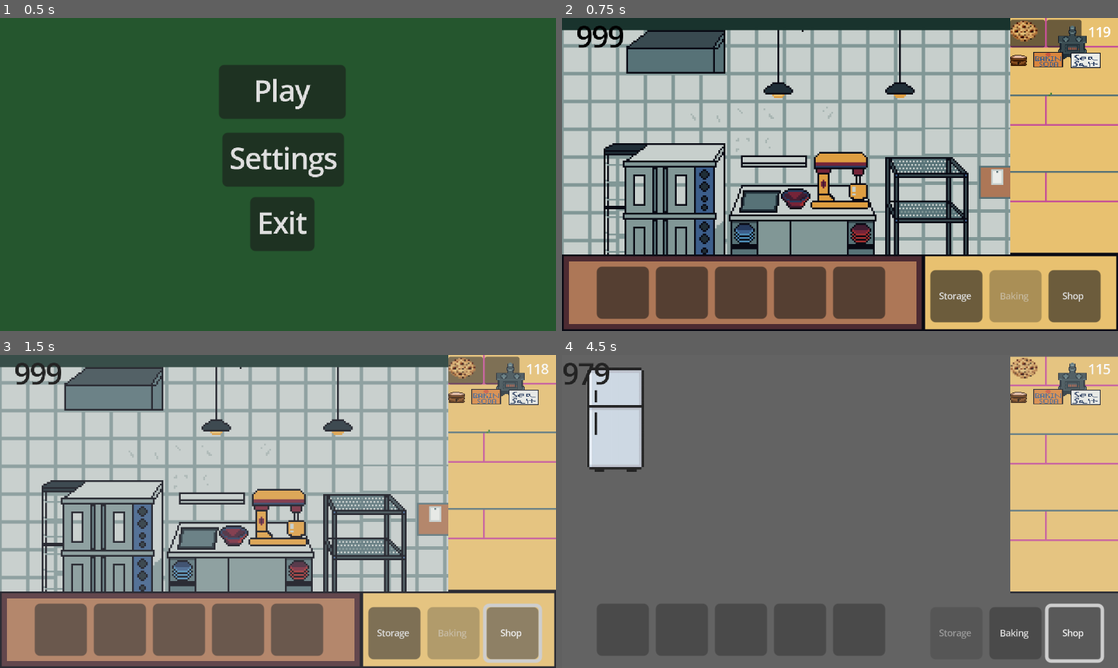
Above: before the commit, frames 1-4 (two rows, left to right).
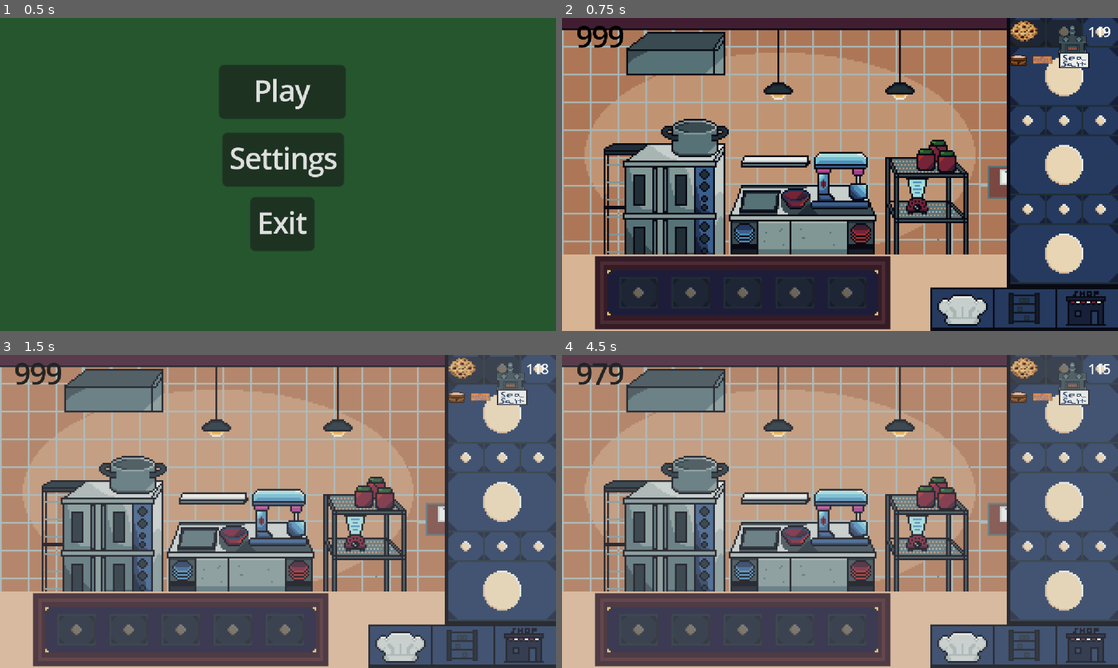
Above: after the commit, the same moments.

Repository: amusci/sweet-treat
Game: Godot game, scene res://Scenes/Areas/UIScenes/title_screen.tscn
Two runs of this game, one before a commit and one after it. Both use one fixed random seed, a clock stepped at 60 frames per second and the inputs below.
Inputs (mouse positions are in pixels of both pictures, inside the frame that each line leads up to):
- Up to frame 1 (0.5 s): no input
- Up to frame 2 (0.75 s): click "Play" at 0.5 s
- Up to frame 3 (1.5 s): click (511, 633) at 1.25 s, where only the run before the commit has a clickable "Shop"
- Up to frame 4 (4.5 s): click (956, 633) at 2 s, where only the run before the commit has a clickable "Storage"; click (956, 633) at 2.75 s, where only the run before the commit has a clickable "Storage"; click "BUY" at 3.5 s; click (1073, 633) at 4.25 s, where only the run before the commit has a clickable "Shop"

Frame 1 is identical in both runs. In frame 2, 86% of the frame differs, in the area x 0-100%, y 0-100%; in frame 3, 84%; in frame 4, 88%.

Commit message:
setting most of the shop up
Could be wrong and will definately need a change

Slots are meant to fit 21x16
Added New Scene Sprites

Diff:
--- a/Scenes/Areas/bakery_playground.tscn
+++ b/Scenes/Areas/bakery_playground.tscn
@@ -1,8 +1,8 @@
 [gd_scene load_steps=10 format=3 uid="uid://jrswjeeueyee"]
 
 [ext_resource type="Script" uid="uid://b3cly2n5obgcy" path="res://Scenes/Areas/ui.gd" id="1_1jsug"]
-[ext_resource type="Texture2D" uid="uid://b2x3xxvvj082m" path="res://Assets/Scenes/Baking_Scene_Background.png" id="1_iw7e6"]
 [ext_resource type="PackedScene" uid="uid://q1v1svbbga3m" path="res://Scenes/NonUpgradables/tablehotbar/hotbar.tscn" id="2_sqe8n"]
+[ext_resource type="Texture2D" uid="uid://bcbece4ubcm8s" path="res://Assets/lukas82325/Baking_Scene_Background.png" id="3_1jsug"]
 [ext_resource type="PackedScene" uid="uid://b85a3mf75arf7" path="res://Scenes/Machines/mixing_station.tscn" id="3_ff7m2"]
 [ext_resource type="PackedScene" uid="uid://cgltvgu28fltw" path="res://Scenes/Machines/oven.tscn" id="3_gyj70"]
 [ext_resource type="PackedScene" uid="uid://b8rhowa3gudpk" path="res://Scenes/SceneSwitching/SceneButtons.tscn" id="4_gf4qy"]
@@ -25,7 +25,7 @@
 offset_bottom = 180.0
 size_flags_horizontal = 0
 size_flags_vertical = 0
-texture = ExtResource("1_iw7e6")
+texture = ExtResource("3_1jsug")
 
 [node name="Oven" parent="." instance=ExtResource("3_gyj70")]
 position = Vector2(56, 105)
@@ -34,19 +34,20 @@
 position = Vector2(162, 94)
 
 [node name="SceneButtons" parent="." instance=ExtResource("4_gf4qy")]
-offset_left = 212.0
-offset_top = 145.0
-offset_right = 310.0
-offset_bottom = 175.0
+offset_left = 211.0
+offset_top = 151.0
+offset_right = 324.0
+offset_bottom = 181.0
 
 [node name="Hotbar" parent="." instance=ExtResource("2_sqe8n")]
+custom_minimum_size = Vector2(100, 16)
 anchors_preset = 0
 anchor_left = 0.0
 anchor_right = 0.0
-offset_left = 20.0
-offset_top = 143.0
-offset_right = 186.0
-offset_bottom = 173.0
+offset_left = 34.0
+offset_top = 150.0
+offset_right = 155.0
+offset_bottom = 166.0
 grow_horizontal = 1
 size_flags_vertical = 4
 
--- a/Scenes/Areas/shop_playground.tscn
+++ b/Scenes/Areas/shop_playground.tscn
@@ -25,10 +25,10 @@
 texture = ExtResource("5_wspjr")
 
 [node name="Hotbar" parent="." instance=ExtResource("2_aj1vn")]
-offset_left = 20.0
-offset_top = 143.0
-offset_right = 186.0
-offset_bottom = 173.0
+offset_left = 34.0
+offset_top = 150.0
+offset_right = 179.0
+offset_bottom = 166.0
 
 [node name="SceneButtons" parent="." instance=ExtResource("3_t82ki")]
 offset_left = 212.0
--- a/Scenes/Areas/storage_playground.tscn
+++ b/Scenes/Areas/storage_playground.tscn
@@ -32,10 +32,10 @@
 offset_bottom = 175.0
 
 [node name="Hotbar" parent="." instance=ExtResource("2_4lbp4")]
-offset_left = 20.0
-offset_top = 143.0
-offset_right = 186.0
-offset_bottom = 173.0
+offset_left = 34.0
+offset_top = 150.0
+offset_right = 179.0
+offset_bottom = 166.0
 size_flags_horizontal = 0
 
 [node name="Fridge" parent="." instance=ExtResource("3_48a00")]
--- a/Scenes/Machines/fridge.tscn
+++ b/Scenes/Machines/fridge.tscn
@@ -19,6 +19,7 @@
 shape = SubResource("RectangleShape2D_qhi1q")
 
 [node name="Inventory" type="HBoxContainer" parent="."]
+custom_minimum_size = Vector2(21, 16)
 offset_left = 26.725
 offset_top = -20.0
 offset_right = 158.725
--- a/Scenes/NonUpgradables/tablehotbar/hotbar.gd
+++ b/Scenes/NonUpgradables/tablehotbar/hotbar.gd
@@ -7,3 +7,4 @@
 		if child is InventorySlot:
 			child.add_to_group("hotbar")
 			print("Added slot to hotbar group:", child.name)
+"res://Assets/TempAssets/Baking_Soda.png"
--- a/Scenes/NonUpgradables/tablehotbar/hotbar.tscn
+++ b/Scenes/NonUpgradables/tablehotbar/hotbar.tscn
@@ -4,14 +4,15 @@
 [ext_resource type="PackedScene" uid="uid://dfseuxorrds8m" path="res://Scenes/NonUpgradables/tablehotbar/inventory_slot.tscn" id="2_wps2s"]
 
 [node name="Hotbar" type="HBoxContainer"]
+custom_minimum_size = Vector2(145, 6)
 anchors_preset = 5
 anchor_left = 0.5
 anchor_right = 0.5
-offset_left = -84.5
-offset_right = 84.5
-offset_bottom = 30.0
+offset_left = -72.5
+offset_right = 72.5
+offset_bottom = 6.0
 grow_horizontal = 2
-size_flags_horizontal = 8
+theme_override_constants/separation = 9
 alignment = 1
 script = ExtResource("1_yxu82")
 
--- a/Scenes/NonUpgradables/tablehotbar/inventory_slot.gd
+++ b/Scenes/NonUpgradables/tablehotbar/inventory_slot.gd
@@ -168,17 +168,17 @@
 	drag_preview.z_index = 100
 	drag_preview.mouse_filter = Control.MOUSE_FILTER_IGNORE
 
-	var bg = ColorRect.new()
-	bg.color = Color(0.2, 0.2, 0.2, 0.8)
-	bg.size = size
-	bg.mouse_filter = Control.MOUSE_FILTER_IGNORE
-	drag_preview.add_child(bg)
+	#var bg = ColorRect.new()
+	#bg.color = Color(0.2, 0.2, 0.2, 0.8)
+	#bg.size = size
+	#bg.mouse_filter = Control.MOUSE_FILTER_IGNORE
+	#drag_preview.add_child(bg)
 
 	var icon = TextureRect.new()
 	icon.texture = item.icon
-	icon.expand_mode = TextureRect.EXPAND_FIT_WIDTH_PROPORTIONAL
-	icon.stretch_mode = TextureRect.STRETCH_KEEP_ASPECT_CENTERED
-	icon.size = $Icon.size
+	#icon.expand_mode = TextureRect.EXPAND_FIT_WIDTH_PROPORTIONAL
+	#icon.stretch_mode = TextureRect.STRETCH_KEEP_ASPECT_CENTERED
+	#icon.size = $Icon.size
 	icon.position = $Icon.position
 	icon.mouse_filter = Control.MOUSE_FILTER_IGNORE
 	drag_preview.add_child(icon)
@@ -192,8 +192,8 @@
 	if drag_amount >= 1:
 		var amount_label = Label.new()
 		amount_label.text = str(drag_amount)
-		amount_label.size = $Amount.size
-		amount_label.position = Vector2(25,23) # Hack positioning
+		#amount_label.size = $Amount.size
+		amount_label.position = Vector2(17,10) # Hack positioning
 		amount_label.add_theme_color_override("font_color", Color.WHITE)
 		amount_label.add_theme_font_size_override("font_size", 4)
 		amount_label.mouse_filter = Control.MOUSE_FILTER_IGNORE
--- a/Scenes/NonUpgradables/tablehotbar/inventory_slot.tscn
+++ b/Scenes/NonUpgradables/tablehotbar/inventory_slot.tscn
@@ -4,14 +4,15 @@
 
 [node name="Slot" type="Panel"]
 z_index = -1
-custom_minimum_size = Vector2(30, 30)
+custom_minimum_size = Vector2(21, 16)
 script = ExtResource("1_1qonm")
 
 [node name="Icon" type="TextureRect" parent="."]
+custom_minimum_size = Vector2(21, 16)
 layout_mode = 0
-offset_right = 30.0
-offset_bottom = 30.0
-expand_mode = 5
+offset_right = 21.0
+offset_bottom = 16.0
+stretch_mode = 2
 
 [node name="Amount" type="Label" parent="."]
 layout_mode = 1
--- a/Scenes/SceneSwitching/SceneButtons.tscn
+++ b/Scenes/SceneSwitching/SceneButtons.tscn
@@ -4,30 +4,47 @@
 
 [sub_resource type="Theme" id="Theme_jk4ue"]
 
-[node name="SceneButtons" type="HBoxContainer"]
+[node name="Control" type="Control"]
+layout_mode = 3
+anchors_preset = 0
+offset_bottom = 30.0
 script = ExtResource("1_nqkf7")
 
 [node name="StorageButton" type="Button" parent="."]
-custom_minimum_size = Vector2(30, 30)
-layout_mode = 2
+modulate = Color(1, 1, 1, 0)
+custom_minimum_size = Vector2(35, 30)
+layout_mode = 0
+offset_left = 38.0
+offset_top = -1.0
+offset_right = 73.0
+offset_bottom = 29.0
 theme = SubResource("Theme_jk4ue")
 theme_override_font_sizes/font_size = 5
 text = "Storage"
 
 [node name="BakingButton" type="Button" parent="."]
-custom_minimum_size = Vector2(30, 30)
-layout_mode = 2
+modulate = Color(1, 1, 1, 0)
+custom_minimum_size = Vector2(35, 30)
+layout_mode = 0
+offset_left = 1.0
+offset_top = -1.0
+offset_right = 36.0
+offset_bottom = 29.0
 theme = SubResource("Theme_jk4ue")
 theme_override_font_sizes/font_size = 5
 text = "Baking"
 
 [node name="ShopButton" type="Button" parent="."]
-custom_minimum_size = Vector2(30, 30)
-layout_mode = 2
+modulate = Color(1, 1, 1, 0)
+custom_minimum_size = Vector2(35, 30)
+layout_mode = 0
+offset_left = 75.0
+offset_top = -1.0
+offset_right = 110.0
+offset_bottom = 29.0
 theme = SubResource("Theme_jk4ue")
 theme_override_font_sizes/font_size = 5
-text = "Shop
-"
+text = "Shop"
 
 [connection signal="pressed" from="StorageButton" to="." method="_on_storage_button_pressed"]
 [connection signal="pressed" from="BakingButton" to="." method="_on_baking_button_pressed"]
--- a/Scenes/SceneSwitching/scene_buttons.gd
+++ b/Scenes/SceneSwitching/scene_buttons.gd
@@ -1,4 +1,4 @@
-extends HBoxContainer
+extends Control
 
 @onready var storage_button = $StorageButton
 @onready var baking_button = $BakingButton
--- a/Scenes/Shop/shop.tscn
+++ b/Scenes/Shop/shop.tscn
@@ -53,9 +53,12 @@
 
 [node name="BakingSodaSprite" type="TextureRect" parent="ScrollContainer/VBoxContainer/BakingSodaSlot"]
 layout_mode = 0
-offset_right = 40.0
-offset_bottom = 40.0
+offset_left = 9.0
+offset_top = 12.0
+offset_right = 30.0
+offset_bottom = 28.0
 texture = ExtResource("2_dqdqq")
+stretch_mode = 2
 
 [node name="BakingSodaButton" type="Button" parent="ScrollContainer/VBoxContainer/BakingSodaSlot"]
 layout_mode = 0
@@ -78,11 +81,12 @@
 
 [node name="BakingSodaOutput" parent="ScrollContainer/VBoxContainer/BakingSodaSlot" instance=ExtResource("4_xybqi")]
 z_index = 1
-layout_mode = 0
-offset_left = 148.0
-offset_top = 5.0
-offset_right = 178.0
-offset_bottom = 35.0
+custom_minimum_size = Vector2(21, 16)
+layout_mode = 0
+offset_left = 149.0
+offset_top = 12.0
+offset_right = 170.0
+offset_bottom = 28.0
 
 [node name="EggSlot" type="Control" parent="ScrollContainer/VBoxContainer"]
 custom_minimum_size = Vector2(180, 40)
@@ -123,11 +127,12 @@
 
 [node name="EggOutput" parent="ScrollContainer/VBoxContainer/EggSlot" instance=ExtResource("4_xybqi")]
 z_index = 1
-layout_mode = 0
-offset_left = 148.0
-offset_top = 5.0
-offset_right = 178.0
-offset_bottom = 35.0
+custom_minimum_size = Vector2(21, 16)
+layout_mode = 0
+offset_left = 148.0
+offset_top = 5.0
+offset_right = 169.0
+offset_bottom = 21.0
 
 [node name="Flour" type="Control" parent="ScrollContainer/VBoxContainer"]
 custom_minimum_size = Vector2(180, 40)
@@ -169,11 +174,12 @@
 
 [node name="FlourOutput" parent="ScrollContainer/VBoxContainer/Flour" instance=ExtResource("4_xybqi")]
 z_index = 1
-layout_mode = 0
-offset_left = 148.0
-offset_top = 5.0
-offset_right = 178.0
-offset_bottom = 35.0
+custom_minimum_size = Vector2(21, 16)
+layout_mode = 0
+offset_left = 148.0
+offset_top = 5.0
+offset_right = 169.0
+offset_bottom = 21.0
 
 [node name="SeaSalt" type="Control" parent="ScrollContainer/VBoxContainer"]
 custom_minimum_size = Vector2(180, 40)
@@ -214,11 +220,12 @@
 
 [node name="SeaSaltOutput" parent="ScrollContainer/VBoxContainer/SeaSalt" instance=ExtResource("4_xybqi")]
 z_index = 1
-layout_mode = 0
-offset_left = 148.0
-offset_top = 5.0
-offset_right = 178.0
-offset_bottom = 35.0
+custom_minimum_size = Vector2(21, 16)
+layout_mode = 0
+offset_left = 148.0
+offset_top = 5.0
+offset_right = 169.0
+offset_bottom = 21.0
 
 [node name="Sugar" type="Control" parent="ScrollContainer/VBoxContainer"]
 custom_minimum_size = Vector2(180, 40)
@@ -259,11 +266,12 @@
 
 [node name="SugarOutput" parent="ScrollContainer/VBoxContainer/Sugar" instance=ExtResource("4_xybqi")]
 z_index = 1
-layout_mode = 0
-offset_left = 148.0
-offset_top = 5.0
-offset_right = 178.0
-offset_bottom = 35.0
+custom_minimum_size = Vector2(21, 16)
+layout_mode = 0
+offset_left = 148.0
+offset_top = 5.0
+offset_right = 169.0
+offset_bottom = 21.0
 
 [node name="VanillaExtract" type="Control" parent="ScrollContainer/VBoxContainer"]
 custom_minimum_size = Vector2(180, 40)
@@ -304,11 +312,12 @@
 
 [node name="VanillaExtractOutput" parent="ScrollContainer/VBoxContainer/VanillaExtract" instance=ExtResource("4_xybqi")]
 z_index = 1
-layout_mode = 0
-offset_left = 148.0
-offset_top = 5.0
-offset_right = 178.0
-offset_bottom = 35.0
+custom_minimum_size = Vector2(21, 16)
+layout_mode = 0
+offset_left = 148.0
+offset_top = 5.0
+offset_right = 169.0
+offset_bottom = 21.0
 
 [node name="Butter" type="Control" parent="ScrollContainer/VBoxContainer"]
 custom_minimum_size = Vector2(180, 40)
@@ -349,11 +358,12 @@
 
 [node name="ButterOutput" parent="ScrollContainer/VBoxContainer/Butter" instance=ExtResource("4_xybqi")]
 z_index = 1
-layout_mode = 0
-offset_left = 148.0
-offset_top = 5.0
-offset_right = 178.0
-offset_bottom = 35.0
+custom_minimum_size = Vector2(21, 16)
+layout_mode = 0
+offset_left = 148.0
+offset_top = 5.0
+offset_right = 169.0
+offset_bottom = 21.0
 
 [connection signal="pressed" from="ScrollContainer/VBoxContainer/BakingSodaSlot/BakingSodaButton" to="." method="_on_baking_soda_button_pressed"]
 [connection signal="pressed" from="ScrollContainer/VBoxContainer/EggSlot/EggButton" to="." method="_on_egg_button_pressed"]
--- a/Scenes/Shop/shop_output.tscn
+++ b/Scenes/Shop/shop_output.tscn
@@ -11,7 +11,7 @@
 layout_mode = 0
 offset_right = 30.0
 offset_bottom = 30.0
-expand_mode = 5
+stretch_mode = 2
 
 [node name="Amount" type="Label" parent="."]
 layout_mode = 1
Binary file changed: Assets/TempAssets/Baking_Soda.png
Binary file added: Assets/lukas82325/Baking_Scene.png
Not shown, added: Assets/lukas82325/Baking_Scene.png.import
Binary file added: Assets/lukas82325/Baking_Scene_Background.png
Not shown, added: Assets/lukas82325/Baking_Scene_Background.png.import
Binary file added: Assets/lukas82325/Container_With_Image.png
Not shown, added: Assets/lukas82325/Container_With_Image.png.import
Binary file added: Assets/lukas82325/Container_Without_Image.png
Not shown, added: Assets/lukas82325/Container_Without_Image.png.import
Binary file added: Assets/lukas82325/Item_Slot.png
Not shown, added: Assets/lukas82325/Item_Slot.png.import
Binary file added: Assets/lukas82325/Scene_Buttons.png
(and 1 more such lines)
